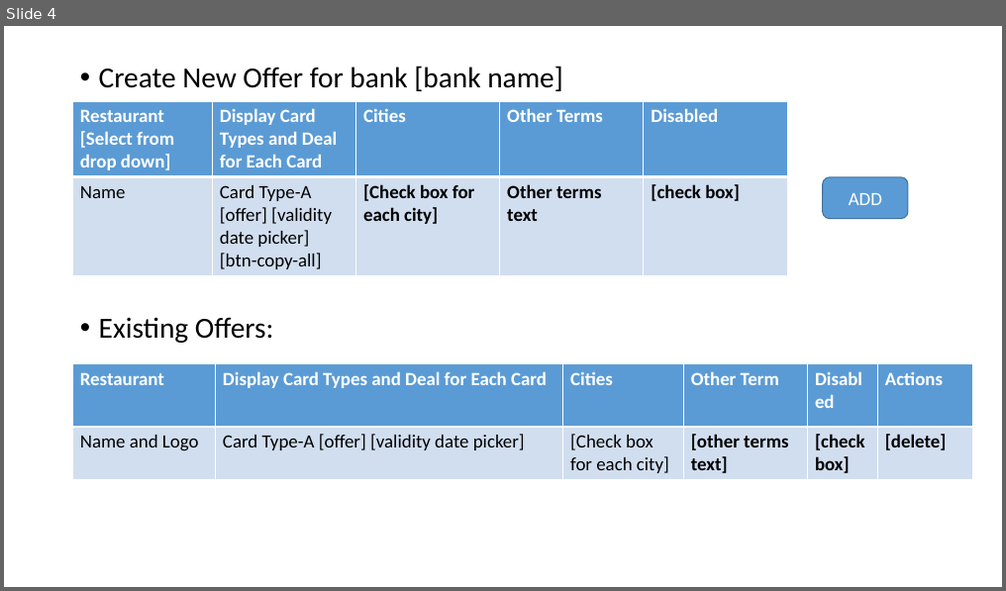
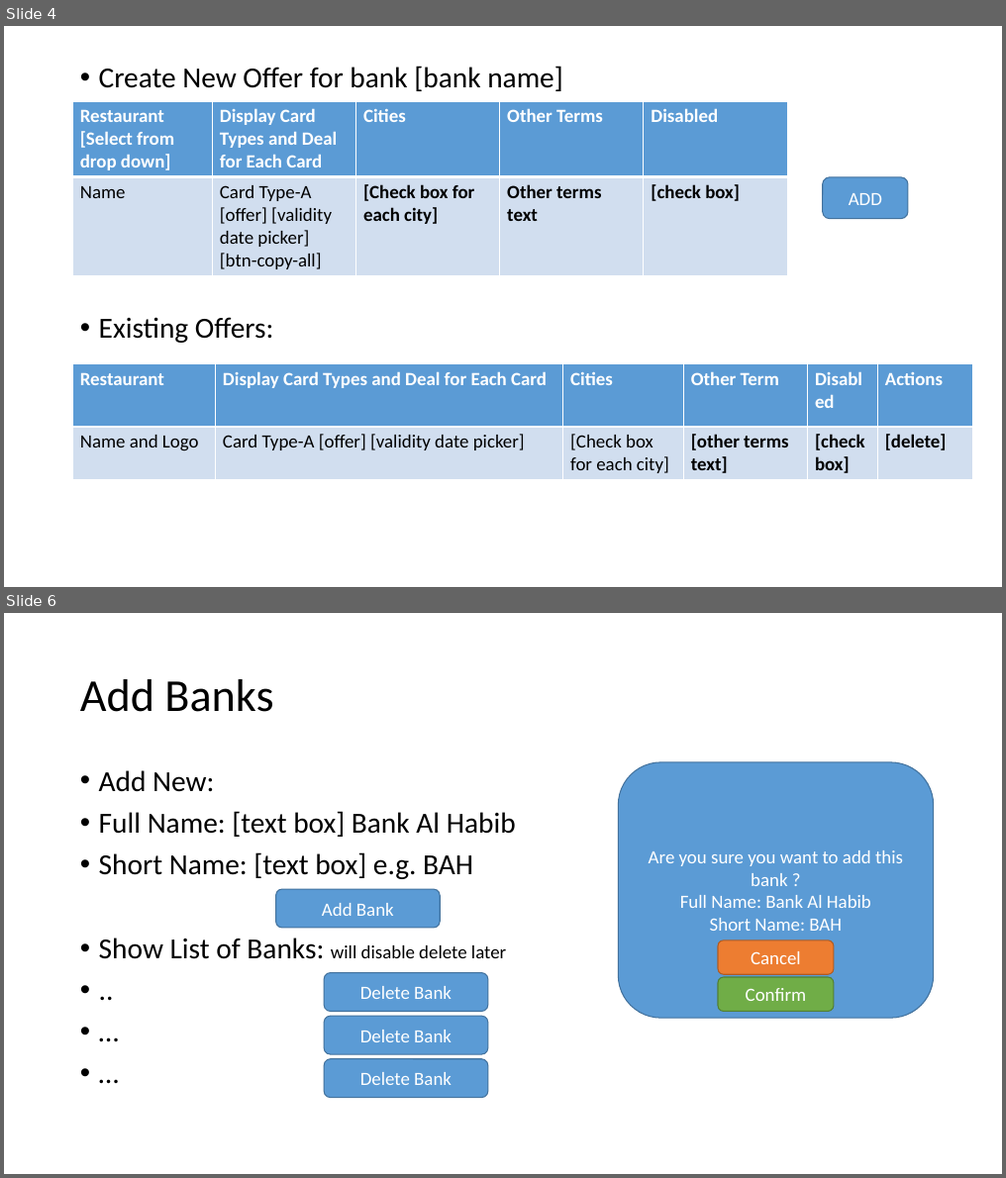
Before and after one commit to mohammed52/something.pk, a slide deck: app-design/design.pptx. Shown one above the other, each under a label of ours: slide 4 before the commit, slides 4 and 6 after it; the slides between them are not shown. The pictures are 1006x591 and 1006x1178 pixels, drawn with LibreOffice and Linux fonts; fonts in the diff are those of the drawing. Boxes give left, top, right and bottom in pixels: in the first picture for what was removed or moved away, otherwise in the second. Text is boxed around its words. In the diff, an @@ line names an element or a change of style, - is before the commit and + after.

Commit message:
wip: Banks page

```diff
--- a/app-design/design.pptx
+++ b/app-design/design.pptx
@@ slide 6 added at (4,613,1002,1174), background #FFFFFF @@
@@ title added at (80,679,273,712), 44 pt, text #000000 @@
+Add Banks
@@ text added at (99,770,516,959), 28 pt, text #000000 @@
+• Add New:
+• Full Name: [text box] Bank Al Habib
+• Short Name: [text box] e.g. BAH
+• Show List of Banks: will disable delete later
+• ..
+• …
+• …
@@ rounded rectangle added at (619,762,934,1019), fill #5B9BD5, outline #43739E 1 pt, 18 pt, text #FFFFFF @@
+Are you sure you want to add this bank ?
+Full Name: Bank Al Habib
+Short Name: BAH
@@ rounded rectangle added at (275,889,440,928), fill #5B9BD5, outline #43739E 1 pt, 18 pt, text #FFFFFF @@
+Add Bank
@@ rounded rectangle added at (718,941,835,975), fill #ED7D31, outline #AF5C24 1 pt, 18 pt, text #FFFFFF @@
+Cancel
@@ rounded rectangle added at (325,973,488,1011), fill #5B9BD5, outline #43739E 1 pt, 18 pt, text #FFFFFF @@
+Delete Bank
@@ rounded rectangle added at (718,977,835,1012), fill #70AD47, outline #538035 1 pt, 18 pt, text #FFFFFF @@
+Confirm
@@ rounded rectangle added at (325,1017,488,1055), fill #5B9BD5, outline #43739E 1 pt, 18 pt, text #FFFFFF @@
+Delete Bank
@@ rounded rectangle added at (325,1059,488,1097), fill #5B9BD5, outline #43739E 1 pt, 18 pt, text #FFFFFF @@
+Delete Bank
```
Also in this commit, not shown: 1 slide changed, 6 other files.
